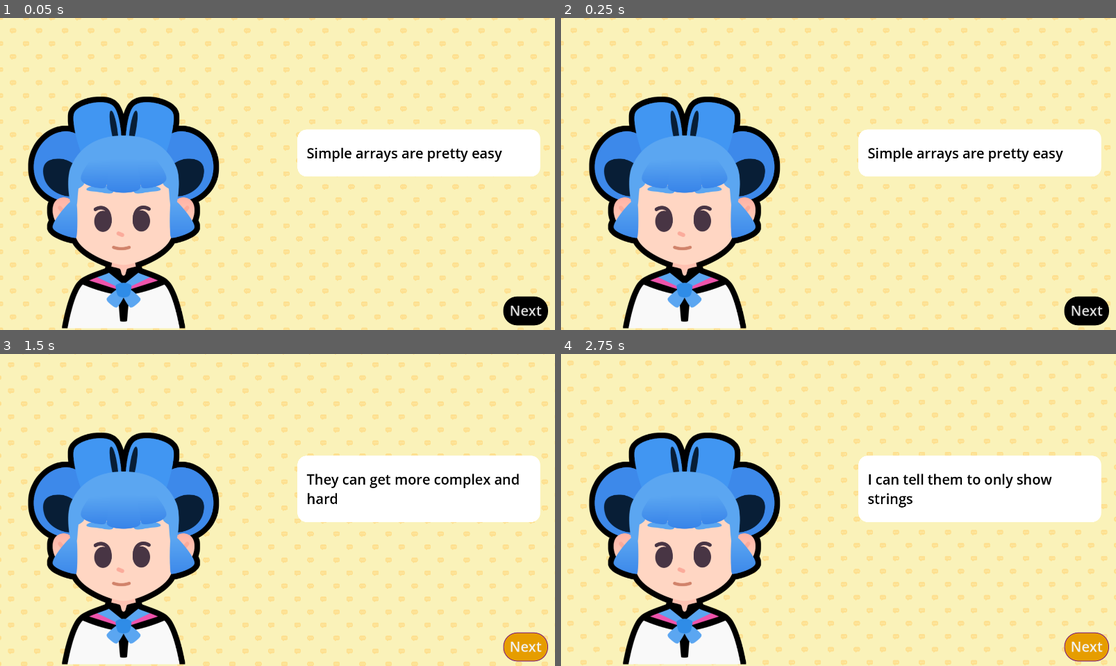
Above: before the commit, frames 1-4 (two rows, left to right).
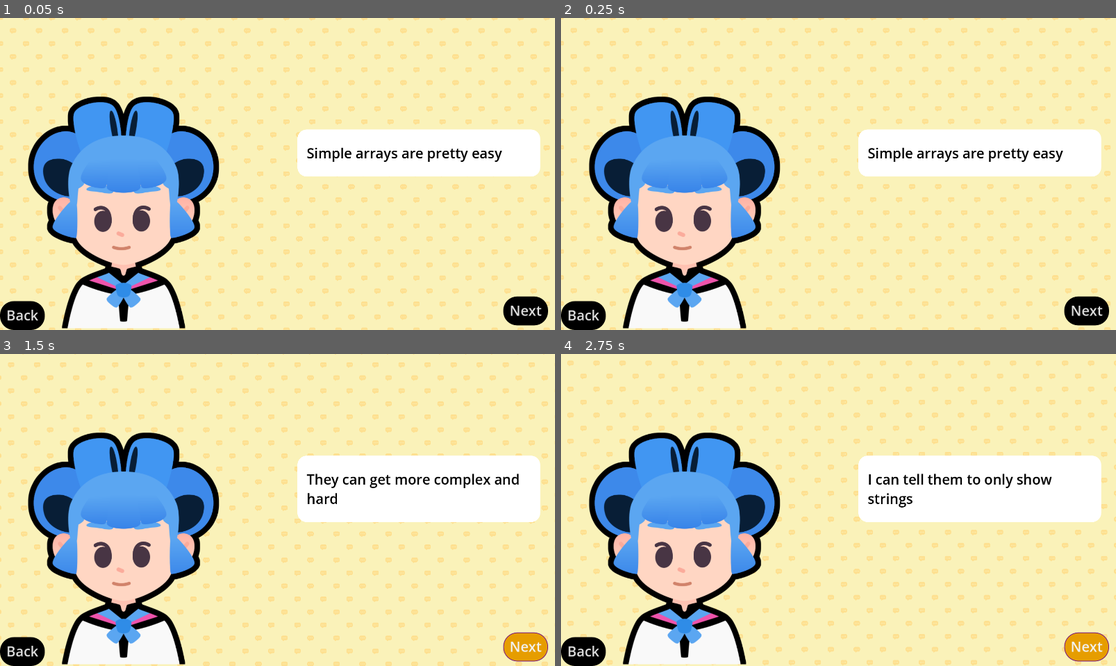
Above: after the commit, the same moments.

Repository: peeryo/2d-GameDev-course
Game: Godot game, scene res://lessons/dialog.tscn
The game is run twice, just before and just after one commit, with the same random seed, the same clock (stepped at 60 frames per second) and the same inputs.
Inputs (mouse positions are in pixels of both pictures, inside the frame that each line leads up to):
- Up to frame 1 (0.05 s): no input
- Up to frame 2 (0.25 s): no input
- Up to frame 3 (1.5 s): click (22, 650) at 0.5 s, where only the run after the commit has a clickable "Back"; click "Next" at 1.25 s
- Up to frame 4 (2.75 s): click "Next" at 2 s

The runs differ from the first frame. In frame 1, 0.7% of the frame differs, in the area x 0-9%, y 90-100%; in frame 2, 0.7%; in frame 3, 0.7%; in frame 4, 0.7%.

Commit message:
M7L5 and practices all complete, including challenges

Diff:
--- a/M07.telling_a_story_workbook/lessons/dialog.gd
+++ b/M07.telling_a_story_workbook/lessons/dialog.gd
@@ -2,6 +2,7 @@
 
 @onready var rich_text_label = %RichTextLabel
 @onready var next_button = %NextButton
+@onready var back_button = %BackButton
 
 var dialog_items :Array[String] = [
 	"Simple arrays are pretty easy",
@@ -19,10 +20,20 @@
 func _ready() -> void:
 	show_text()
 	next_button.pressed.connect(advance)
+	#I imagine you need a signal like this to rewind
+	back_button.pressed.connect(rewind)
 
 func advance() -> void:
 	current_item_index += 1
-	if current_item_index == dialog_items.size():
-		get_tree().quit()
-	else:
-		show_text()
+	if current_item_index >= dialog_items.size(): #== also works, but >= makes more sense to display last line
+		#get_tree().quit()
+		current_item_index = 0
+	#else:
+	show_text()
+
+#Here's the rewind function, not sure what should happen at 0
+func rewind() -> void:
+	current_item_index -= 1
+	if current_item_index < 0:
+		current_item_index = 0
+	show_text()
--- a/M07.telling_a_story_workbook/lessons/dialog.tscn
+++ b/M07.telling_a_story_workbook/lessons/dialog.tscn
@@ -96,3 +96,15 @@
 grow_vertical = 0
 text = "Next
 "
+
+[node name="BackButton" type="Button" parent="."]
+unique_name_in_owner = true
+layout_mode = 1
+anchors_preset = 2
+anchor_top = 1.0
+anchor_bottom = 1.0
+offset_top = -100.0
+offset_right = 155.0
+grow_vertical = 0
+text = "Back
+"
Not shown, added: M07.telling_a_story_workbook.zip
